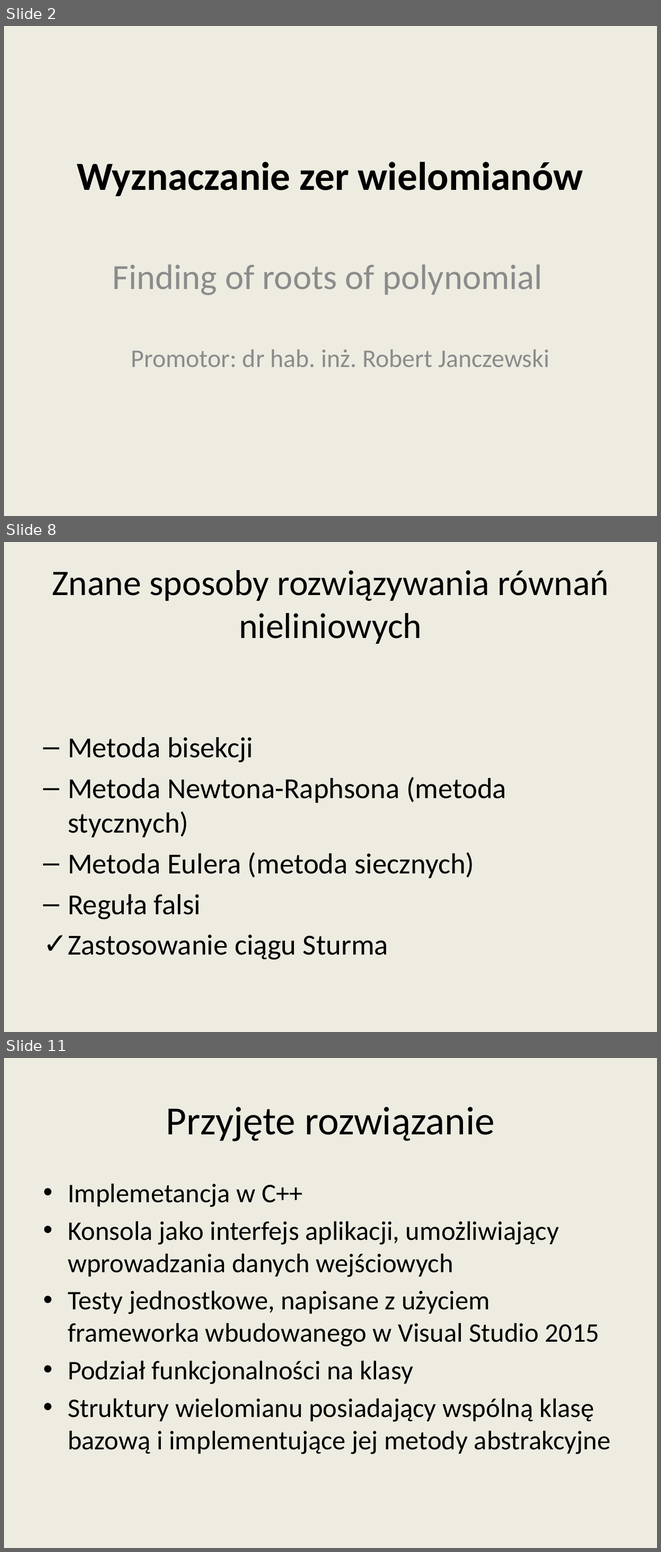
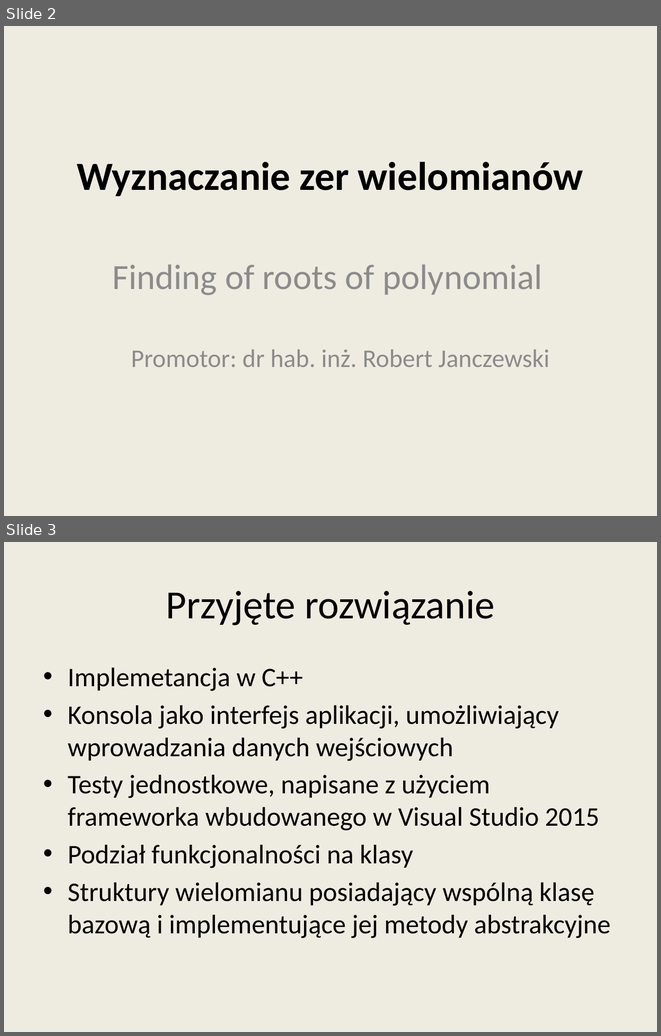
Before and after one commit to wojtekpas/PracaMagisterska, a slide deck: Praca/Seminarium/seminarium_prez2.pptx. Shown one above the other, each under a label of ours: slides 2, 8 and 11 before the commit, slides 2 and 3 after it; the slides between them are not shown. The pictures are 661x1552 and 661x1036 pixels, drawn with LibreOffice and Linux fonts; fonts in the diff are those of the drawing. Boxes give left, top, right and bottom in pixels: in the first picture for what was removed or moved away, otherwise in the second. Text is boxed around its words. In the diff, an @@ line names an element or a change of style, - is before the commit and + after.

```diff
--- a/Praca/Seminarium/seminarium_prez2.pptx
+++ b/Praca/Seminarium/seminarium_prez2.pptx
@@ slide 8 removed at [4,542,657,1032], background #EEECE1 @@
@@ title removed at [52,570,609,644] @@
-Znane sposoby rozwiązywania równań nieliniowych
@@ text removed at [68,737,506,960] @@
-‒ Metoda bisekcji
-‒ Metoda Newtona-Raphsona (metoda stycznych)
-‒ Metoda Eulera (metoda siecznych)
-‒ Reguła falsi
-✓ Zastosowanie ciągu Sturma
@@ what was slide 11 is now slide 3 @@
```
Also in this commit, not shown: 3 slides changed, 6 other slides removed, 2 other files.
